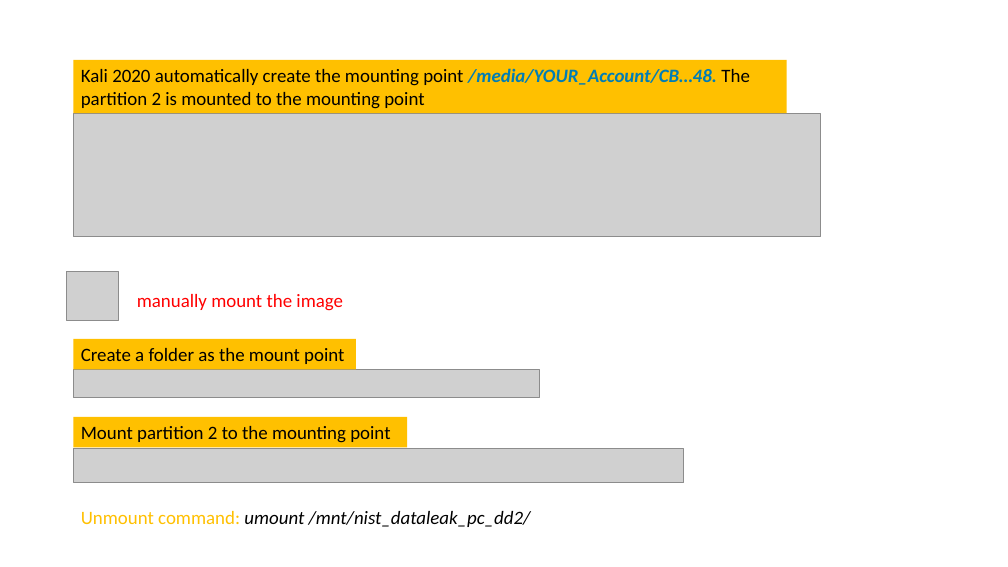
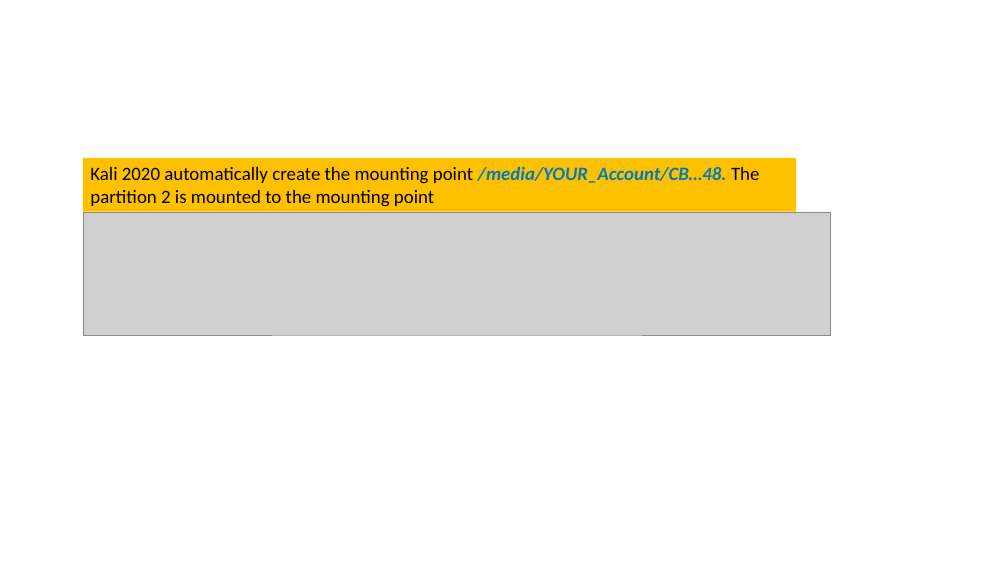
Before and after one commit to frankwxu/digital-forensics-lab, a slide deck: slide 33 of NIST_Data_Leakage_Case/NIST_Data_Leakage_00_Env_Setting.pptx (slide 24 before the commit). Drawn at 1008x567 pixels with LibreOffice and Linux fonts; fonts in the diff are those of the drawing; grey boxes stand for pictures; background and template pictures are left out. Boxes give left, top, right and bottom in pixels: in the first picture for what was removed or moved away, otherwise in the second. Text is boxed around its words. In the diff, an @@ line names an element or a change of style, - is before the commit and + after.

Commit message:
improve the readability of NIST_Data_Leakage_00_Env_Setting.pptx

```diff
--- a/NIST_Data_Leakage_Case/NIST_Data_Leakage_00_Env_Setting.pptx
+++ b/NIST_Data_Leakage_Case/NIST_Data_Leakage_00_Env_Setting.pptx
@@ rectangle "Kali 2020 automatically create the ...": place and size @@
-rectangle "Kali 2020 automatically create the ..." at (73, 60, 786, 113)
+rectangle "Kali 2020 automatically create the ..." at (83, 158, 796, 212)
@@ picture: place and size @@
-picture at (73, 114, 820, 237)
+picture at (83, 212, 830, 335)
@@ picture removed at (67, 272, 118, 321) @@
@@ text removed at (137, 294, 343, 311) @@
-manually mount the image
@@ rectangle removed at (73, 339, 356, 369) @@
-Create a folder as the mount point
@@ picture removed at (73, 370, 540, 399) @@
@@ rectangle removed at (73, 417, 408, 448) @@
-Mount partition 2 to the mounting point
@@ picture removed at (73, 449, 684, 483) @@
@@ text removed at (81, 511, 531, 527) @@
-Unmount command: umount /mnt/nist_dataleak_pc_dd2/
```
Also in this commit, not shown: 14 other slides changed, 11 slides added, 1 slide removed.
